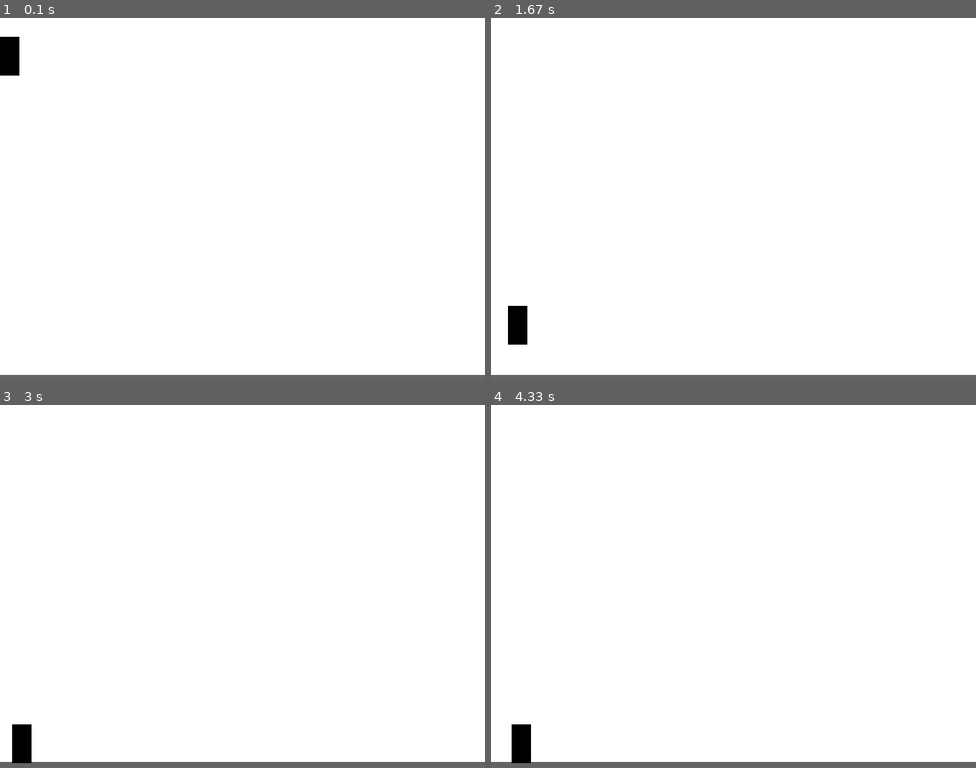
Above: before the commit, frames 1-4 (two rows, left to right).
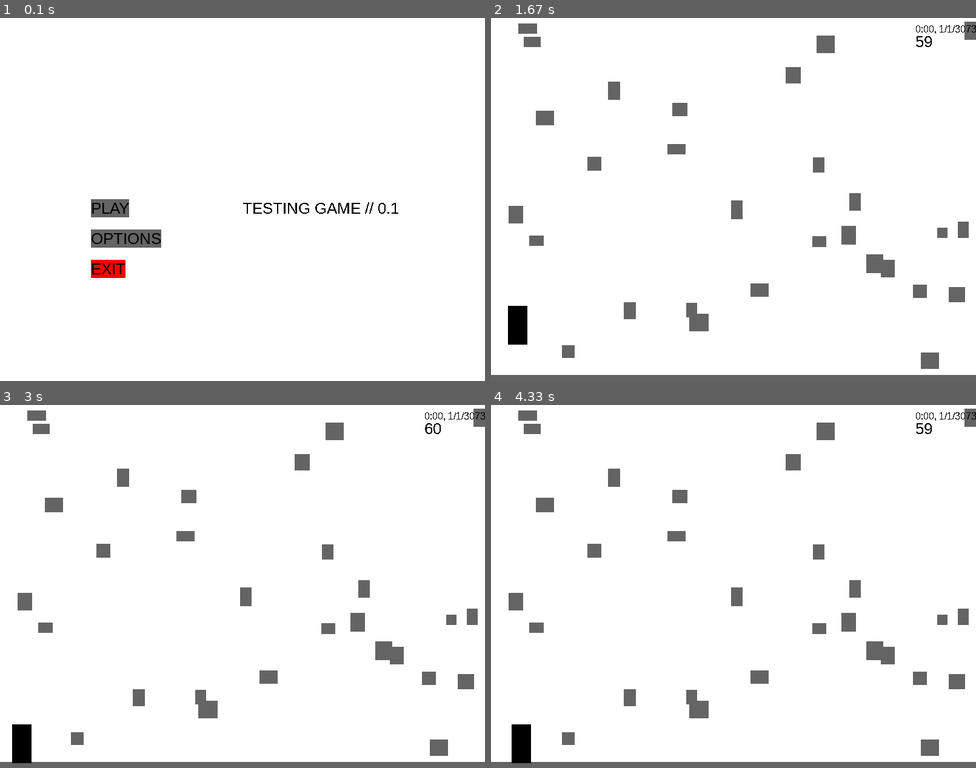
Above: after the commit, the same moments.

Repository: MrJuaumBR/PlataformerPygame
Game: pygame game, started from game.py
The game is run twice, just before and just after one commit, with the same random seed, the same clock (stepped at 60 frames per second) and the same inputs.
Inputs (mouse positions are in pixels of both pictures, inside the frame that each line leads up to):
- Up to frame 1 (0.1 s): no input
- Up to frame 2 (1.67 s): press the mouse at (602, 206) at 0.37 s; move the mouse to (689, 159) at 0.47 s; release the mouse at (777, 112) at 0.6 s; tap Space at 0.67 s; hold Right 1-1.47 s; hold Up from 1.5 s (still down)
- Up to frame 3 (3 s): release Up at 1.8 s; hold Right 1.83-2.3 s; hold Left 2.33-2.87 s; hold Left from 2.9 s (still down)
- Up to frame 4 (4.33 s): release Left at 3.3 s; hold Up 3.33-3.7 s; hold Right from 3.73 s (still down)

The runs differ from the first frame. In frame 1, 3.9% of the frame differs, in the area x 0-100%, y 5-100%; in frame 2, 3.6%; in frame 3, 3.6%; in frame 4, 3.6%.

Commit message:
Second Commit, 0.1 Big changes

Diff:
--- /dev/null
+++ b/data/menus.py
@@ -0,0 +1,73 @@
+# Import Libraries  Locals
+
+from data.src.config import *
+from data.src.player import Player
+from data.src.groups import *
+from data.src.tiles import *
+
+
+# Import Libraries from PyPi
+import pygame as pyg
+from pygame.locals import *
+
+# Import Python libraries
+from sys import exit
+from random import randint
+
+pyg.init()
+
+def game():
+    run = True
+
+    tilesGroup = tiles()
+    e = EndOfScreen(tilesGroup)
+
+    plr = Player((0,0),tilesGroup)
+    plr.EndOfScreen = e
+
+    for i in range(randint(15,40)):
+        plataform((randint(0,SC_WIDTH),randint(0,SC_HEIGHT)),(randint(16,32),randint(16,32)),tilesGroup)
+    tilesGroup.player = plr
+    while run:
+        # Draw
+        PPE.draw_text(f"{CLS_WORLD.Time}:00, {CLS_WORLD.Day}/{CLS_WORLD.Month}/{CLS_WORLD.Year}",XY=(SC_WIDTH-100,10),font=1) # Time Draw
+        PPE.draw_text(f"{int(PYG_CLOCK.get_fps())}",XY=(SC_WIDTH-100,25)) # FPS Show
+
+
+        for ev in pyg.event.get():
+            if ev.type == QUIT:
+                pyg.quit()
+                exit()
+
+        # Update
+        pyg.display.update()
+        SCREEN.fill(C_WHITE)
+        tilesGroup.draw()
+        tilesGroup.update()
+        CLS_WORLD.update()
+        PYG_CLOCK.tick(FPS)
+
+def main():
+    while True:
+        PPE.draw_text(GAMETITLE+str(VERSION),XY=SC_HALF_SIZE)
+        Btn_play = PPE.draw_button("PLAY",(SC_HALF_SIZE[0]-250,300),0,((0,0,0),C_GRAY))
+        Btn_option = PPE.draw_button("OPTIONS",(SC_HALF_SIZE[0]-250,350),0,((0,0,0),C_GRAY))
+        Btn_exit = PPE.draw_button("EXIT",(SC_HALF_SIZE[0]-250,400),0,((0,0,0),C_RED))
+        if Btn_play:
+            game()
+
+        if Btn_option:
+            print('Cooming Soon!')
+
+        if Btn_exit:
+            pyg.quit()
+            exit()
+
+        for ev in pyg.event.get():
+            if ev.type == QUIT:
+                pyg.quit()
+                exit()
+
+        pyg.display.update()
+        SCREEN.fill(C_WHITE)
+        PYG_CLOCK.tick(FPS)
--- a/data/src/config.py
+++ b/data/src/config.py
@@ -6,8 +6,14 @@
 [*] - No Changes
 
 - Player Sprite
-- Menus
+[+ 0.1] - Menus
 [+ 0.1] - Gravity System
+[+ 0.1] - Add Launch.json
+[+ 0.1] - World Class
+[+ 0.1] - Time
+- Save Select Menu
+- Game Gui & Icons
+- Plataforms
 
 """
 
@@ -17,6 +23,10 @@
 
 import pygame as pyg
 from pygame.locals import *
+from .world import World
+from .plugin import PooPEngine_Rework
+
+pyg.init() # Pygame Init
 
 # Game Pre-Build
 SC_WIDTH = 800
@@ -49,3 +59,11 @@
 # Clock
 PYG_CLOCK = pyg.time.Clock()
 FPS = 60
+
+# Setup Classes
+CLS_WORLD = World()
+PPE = PooPEngine_Rework(SCREEN)
+
+# Fonts
+PPE.create_font(size=26) # Title Font
+PPE.create_font()
--- a/data/src/groups.py
+++ b/data/src/groups.py
@@ -3,6 +3,10 @@
 from .config import *
 
 class tiles(pyg.sprite.Group):
+    def __init__(self):
+        super().__init__()
+        self.player = None
+
     def draw(self):
         for sprite in self.sprites():
             sprite.draw()
--- a/data/src/player.py
+++ b/data/src/player.py
@@ -6,6 +6,7 @@
     def __init__(self,XY,groups):
         super().__init__(groups)
 
+        self.group = groups
         # Only if need reset rect
         self.StartPos = XY
         self.size = (32,64)
@@ -36,6 +37,7 @@
 
             if self.rect.y -self.Mov[1] < 0:
                 self.Mov[1] = 0 # Reset if < 0
+            self.lastSide = "Up"
 
         self.JumpCountdown = True
 
@@ -91,6 +93,17 @@
             self.Mov[1] = 0
             self.rect.y = self.EndOfScreen.rect.top-(self.size[1]-2)
 
+    def collision(self):
+        for tile in self.group.sprites():
+            if tile.colliderect(self.rect):
+                if self.lastSide == "Left":
+                    self.rect.left = tile.right
+                elif self.lastSide == "Right":
+                    self.rect.right = tile.left
+                elif self.lastSide == "Up":
+                    self.rect.top = tile.bottom
+                elif self.lastSide == "Down":
+                    """Anythng"""
 
     def draw(self):
         """Draw Player Object"""
--- /dev/null
+++ b/data/src/plugin.py
@@ -0,0 +1,53 @@
+import pygame as pyg
+from pygame.locals import *
+from .config import *
+
+class PooPEngine_Rework():
+    def __init__(self,screen):
+        self.screen = screen
+        self.fonts = []
+
+    def create_font(self,Name='arial',size=16,config={"bold":False,"italic":False}) -> tuple:
+        """Create a font, and add to class Fonts List"""
+        f = pyg.font.SysFont(Name,size,config["bold"],config["italic"])
+        if len(self.fonts) > 0:
+            if f in self.fonts:
+                print(f'This font already exists.\n\nCan be found in index {self.fonts.index(f)} from PooPEngine_Rework Fonts List.\n\n')
+            else:
+                self.fonts.append(f)
+                return (self.fonts.index(f), f)
+        else:
+            self.fonts.append(f)
+            return (self.fonts.index(f), f)
+
+    def draw_text(self,text="My Text",font=0,XY=(0,0),config={"antialias":False,"background":False,"colors":((0,0,0),(255,255,255))},):
+        """Draw text with the font
+        Config: if need background color setup colors[1] with the background color
+        Colors: colors[0] is the text color, colors[1] is the background color if it set to True
+        """
+        if type(font) == int:
+            font = self.fonts[font]
+        if not config['background']:
+            f = font.render(text,config['antialias'],config['colors'][0])
+        else:
+            f = font.render(text,config['antialias'],config['colors'][0],config['colors'][1])
+        x = f.get_rect()
+        x.topleft = XY
+        self.screen.blit(f,x)
+        return x
+
+    def draw_button(self,text="My Button",XY=(0,0),font=0,colors=((0,0,0),(255,255,255))):
+        """Draw Button"""
+        config = {
+            "antialias":True,
+            "background":True,
+            "colors":colors
+        }
+        f = self.draw_text(text,font,XY,config)
+        if f.collidepoint(pyg.mouse.get_pos()):
+            if pyg.mouse.get_pressed(3)[0]:
+                return True
+            else:
+                return False
+        else:
+            return False
--- a/data/src/tiles.py
+++ b/data/src/tiles.py
@@ -3,7 +3,7 @@
 from .config import *
 
 class EndOfScreen(pyg.sprite.Sprite):
-    def __init__(self,groups):
+    def __init__(self,*groups):
         super().__init__(groups)
         self.size = (SC_WIDTH,10)
         self.StartPos = (0,SC_HEIGHT-10)
@@ -15,3 +15,18 @@
 
     def update(self):
         """Action to update"""
+
+class plataform(pyg.sprite.Sprite):
+    def __init__(self,XY,Size,groups):
+        super().__init__(groups)
+
+        self.size = Size
+        self.color = C_GRAY
+        self.StartPos = XY
+        self.rect = Rect(self.StartPos[0],self.StartPos[1],self.size[0],self.size[1])
+
+    def draw(self):
+        pyg.draw.rect(SCREEN,self.color,self.rect)
+
+    def update(self):
+        """Action to update"""
--- /dev/null
+++ b/data/src/world.py
@@ -0,0 +1,88 @@
+import pygame as pyg
+from pygame.locals import *
+from .config import *
+
+class World():
+    def __init__(self):
+        # General Time control
+        self.Time = 0
+        self.MaxTime = 24
+        self.MinTime = 0
+        self.TimeStyle = "HH:MM"
+        self.currentTime = ""
+
+        # Day Control
+        self.maxDays = 30
+        self.minDays = 1
+        self.Day = 1
+
+        # Month Control
+        self.maxMonth = 12
+        self.minMonth = 1
+        self.Month = 1
+
+        # Year Control
+        self.minYear = 3073
+        self.Year = self.minYear
+
+        # Frames Control
+        self.Frames = 0
+        self.TickFrame = 290 # Time to walk 1 hour
+
+    def CTL_Frames(self):
+        """Frames Logic"""
+        self.Frames += 1
+        if self.Frames>= self.TickFrame:
+            self.Frames = 0
+            self.Time += 1
+
+    def CTL_Time(self):
+        """Time Control Logic"""
+        # Time Limiters
+        if self.Time > self.MaxTime:
+            self.Time = self.MinTime
+            self.Day += 1
+        if self.Time < self.MinTime:
+            self.Time = self.MaxTime
+
+        # Time Detector
+        if self.Time >= 18:
+            self.currentTime = "evening"
+        elif self.Time == 12:
+            self.currentTime = "midday"
+        elif self.Time == 24:
+            self.currentTime = "midnight"
+        elif self.Time < 12:
+            self.currentTime = "morning"
+        elif self.Time > 12:
+            self.currentTime = "afternoon"
+
+    def CTL_Day(self):
+        """Day Control Logic"""
+        # Day Limiters
+        if self.Day > self.maxDays:
+            self.Day = self.minDays
+            self.Month += 1
+        if self.Day < self.minDays:
+            self.Day = self.maxDays
+
+    def CTL_Month(self):
+        """Month Control Logic"""
+        if self.Month > self.maxMonth:
+            self.Month = self.minMonth
+            self.Year += 1
+        if self.Month < self.minMonth:
+            self.Month = self.maxMonth
+
+    def CTL_Year(self):
+        """Year Control Logic"""
+        if self.Year < self.minYear:
+            self.Year = 3073
+
+    def update(self):
+        # Time Update
+        self.CTL_Frames()
+        self.CTL_Time()
+        self.CTL_Day()
+        self.CTL_Month()
+        self.CTL_Year()
--- a/game.py
+++ b/game.py
@@ -1,36 +1,7 @@
-# Import Libraries  Locals
-
-from data.src.config import *
-from data.src.player import Player
-from data.src.groups import *
-from data.src.tiles import *
-
-
-# Import Libraries from PyPi
 from sys import exit
 import pygame as pyg
 from pygame.locals import *
+from data.menus import *
 
-
-
-def main():
-    tilesGroup = tiles()
-    e = EndOfScreen(tilesGroup)
-
-    plr = Player((0,0),tilesGroup)
-    plr.EndOfScreen = e
-
-    while True:
-        for ev in pyg.event.get():
-            if ev.type == QUIT:
-                pyg.quit()
-                exit()
-
-        pyg.display.update()
-        SCREEN.fill(C_WHITE)
-        tilesGroup.draw()
-        tilesGroup.update()
-        PYG_CLOCK.tick(FPS)
-
-
-main() # Run Game
+if __name__ == "__main__":
+    main()
Not shown, added: readme.md
Not shown, added: .gitignore
